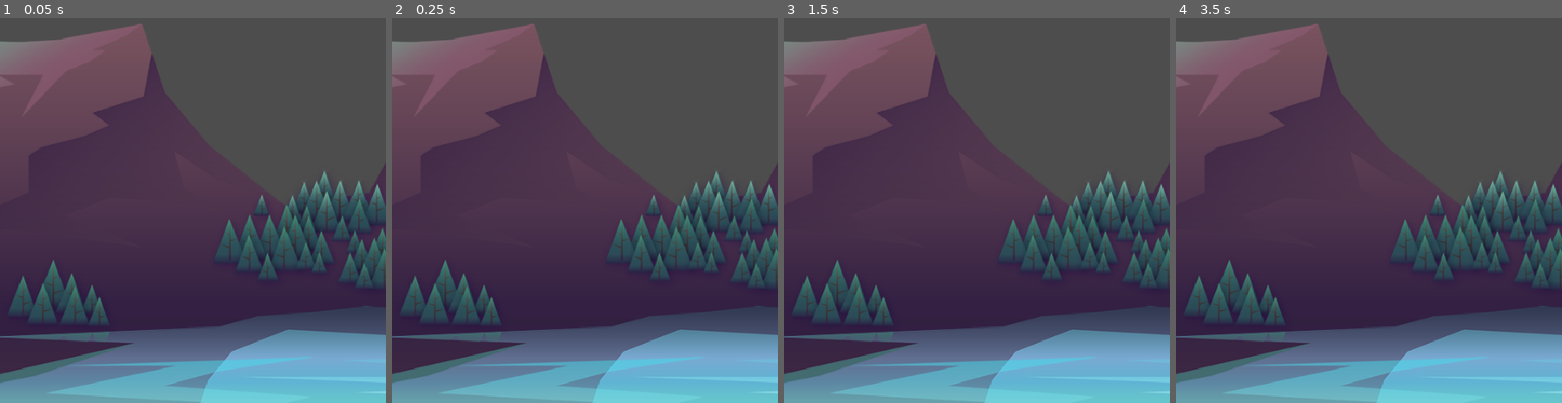
Above: before the commit, frames 1-4 (left to right).
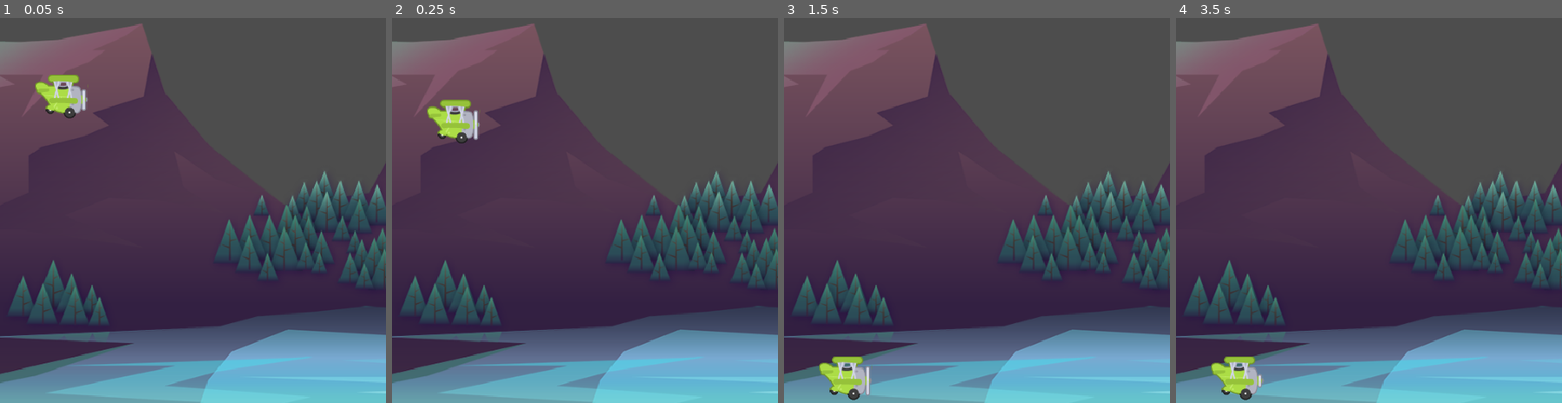
Above: after the commit, the same moments.

Repository: johnsuico/Udemy-Godot-Tutorial-2D
Game: Godot game, scene res://Scenes/Game/Game.tscn
The game is run twice, just before and just after one commit, with the same random seed, the same clock (stepped at 60 frames per second) and the same inputs.
Inputs:
- Up to frame 1 (0.05 s): no input
- Up to frame 2 (0.25 s): no input
- Up to frame 3 (1.5 s): tap Enter at 1.25 s
- Up to frame 4 (3.5 s): tap Space at 2.75 s

The runs differ from the first frame. In frame 1, 1.0% of the frame differs, in the area x 9-23%, y 14-27%; in frame 2, 1.1%, in the area x 9-23%, y 21-33%; in frame 3, 1.1%; in frame 4, 1.0%.

Commit message:
Add plane and barrier

Diff:
--- /dev/null
+++ b/tappy-plane-tutorial/Scenes/Barrier/Barrier.tscn
@@ -0,0 +1,16 @@
+[gd_scene load_steps=3 format=3 uid="uid://ce1xw661g1ule"]
+
+[sub_resource type="WorldBoundaryShape2D" id="WorldBoundaryShape2D_s5pkv"]
+normal = Vector2(0, 1)
+
+[sub_resource type="WorldBoundaryShape2D" id="WorldBoundaryShape2D_cen7u"]
+distance = -854.0
+
+[node name="Barrier" type="StaticBody2D"]
+
+[node name="CollisionShape2D" type="CollisionShape2D" parent="."]
+position = Vector2(0, -20)
+shape = SubResource("WorldBoundaryShape2D_s5pkv")
+
+[node name="CollisionShape2D2" type="CollisionShape2D" parent="."]
+shape = SubResource("WorldBoundaryShape2D_cen7u")
--- a/tappy-plane-tutorial/Scenes/Game/Game.tscn
+++ b/tappy-plane-tutorial/Scenes/Game/Game.tscn
@@ -1,9 +1,16 @@
-[gd_scene load_steps=2 format=3 uid="uid://c1c81lbj2vx5p"]
+[gd_scene load_steps=4 format=3 uid="uid://c1c81lbj2vx5p"]
 
 [ext_resource type="Texture2D" uid="uid://xp7jdler5wwn" path="res://assets/background/rocks_2.png" id="1_rdw05"]
+[ext_resource type="PackedScene" uid="uid://b06cpw4nffcrp" path="res://Scenes/Plane/Plane.tscn" id="2_gwu2e"]
+[ext_resource type="PackedScene" uid="uid://ce1xw661g1ule" path="res://Scenes/Barrier/Barrier.tscn" id="3_xbxml"]
 
 [node name="Game" type="Node2D"]
 
 [node name="Rocks2" type="Sprite2D" parent="."]
 position = Vector2(198, 411)
 texture = ExtResource("1_rdw05")
+
+[node name="Plane" parent="." instance=ExtResource("2_gwu2e")]
+position = Vector2(76, 472)
+
+[node name="Barrier" parent="." instance=ExtResource("3_xbxml")]
--- /dev/null
+++ b/tappy-plane-tutorial/Scenes/Plane/Plane.gd
@@ -0,0 +1,17 @@
+extends CharacterBody2D
+
+var _gravity: float = ProjectSettings.get("physics/2d/default_gravity")
+
+# Called when the node enters the scene tree for the first time.
+func _ready() -> void:
+	print(_gravity)
+
+
+# Called every frame. 'delta' is the elapsed time since the previous frame.
+func _process(delta: float) -> void:
+	pass
+
+func _physics_process(delta: float) -> void:
+	velocity.y += _gravity * delta
+
+	move_and_slide()
--- /dev/null
+++ b/tappy-plane-tutorial/Scenes/Plane/Plane.tscn
@@ -0,0 +1,49 @@
+[gd_scene load_steps=8 format=3 uid="uid://b06cpw4nffcrp"]
+
+[ext_resource type="Texture2D" uid="uid://sxx640fla555" path="res://assets/plane/planes_sheet.png" id="1_c1i0r"]
+[ext_resource type="Script" uid="uid://cs4nmc6oagy3d" path="res://Scenes/Plane/Plane.gd" id="1_p0ear"]
+
+[sub_resource type="AtlasTexture" id="AtlasTexture_p0ear"]
+atlas = ExtResource("1_c1i0r")
+region = Rect2(0, 0, 88, 73)
+
+[sub_resource type="AtlasTexture" id="AtlasTexture_kvaiv"]
+atlas = ExtResource("1_c1i0r")
+region = Rect2(88, 0, 88, 73)
+
+[sub_resource type="AtlasTexture" id="AtlasTexture_eeabi"]
+atlas = ExtResource("1_c1i0r")
+region = Rect2(176, 0, 88, 73)
+
+[sub_resource type="SpriteFrames" id="SpriteFrames_egu65"]
+animations = [{
+"frames": [{
+"duration": 1.0,
+"texture": SubResource("AtlasTexture_p0ear")
+}, {
+"duration": 1.0,
+"texture": SubResource("AtlasTexture_kvaiv")
+}, {
+"duration": 1.0,
+"texture": SubResource("AtlasTexture_eeabi")
+}],
+"loop": true,
+"name": &"Fly",
+"speed": 10.0
+}]
+
+[sub_resource type="CircleShape2D" id="CircleShape2D_c1i0r"]
+radius = 31.06445
+
+[node name="Plane" type="CharacterBody2D"]
+script = ExtResource("1_p0ear")
+
+[node name="AnimatedSprite2D" type="AnimatedSprite2D" parent="."]
+scale = Vector2(0.75, 0.75)
+sprite_frames = SubResource("SpriteFrames_egu65")
+animation = &"Fly"
+autoplay = "Fly"
+frame_progress = 0.5638276
+
+[node name="CollisionShape2D" type="CollisionShape2D" parent="."]
+shape = SubResource("CircleShape2D_c1i0r")
Not shown, added: tappy-plane-tutorial/Scenes/Plane/Plane.gd.uid
